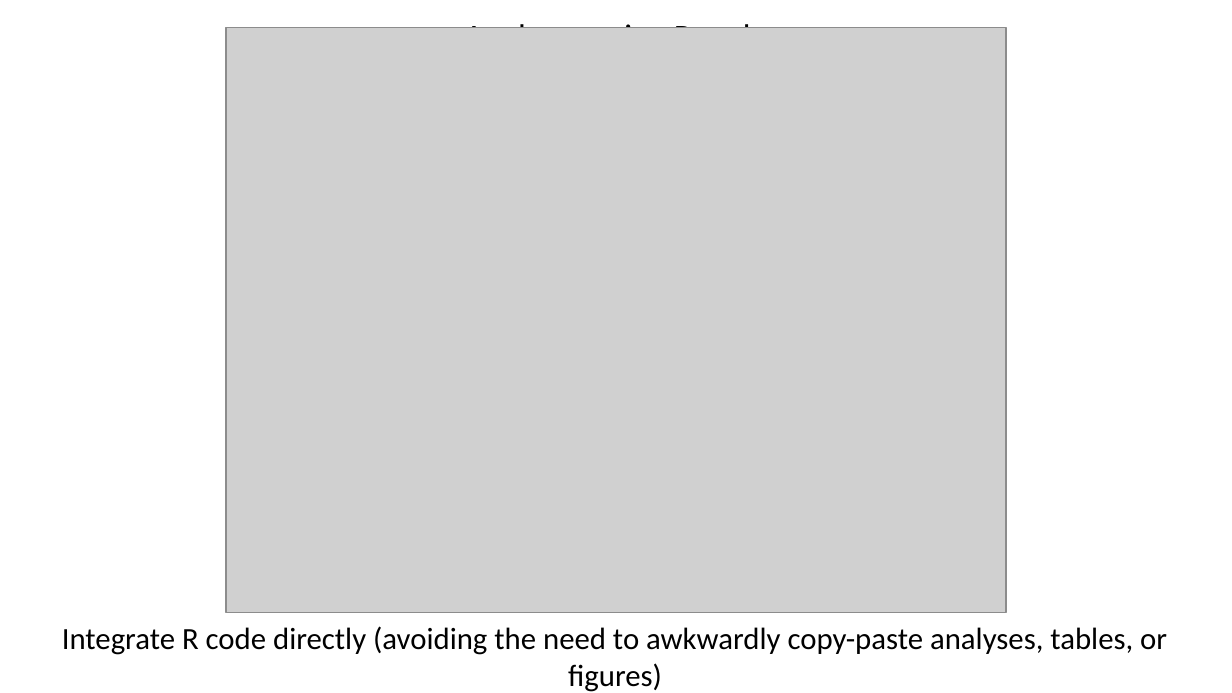
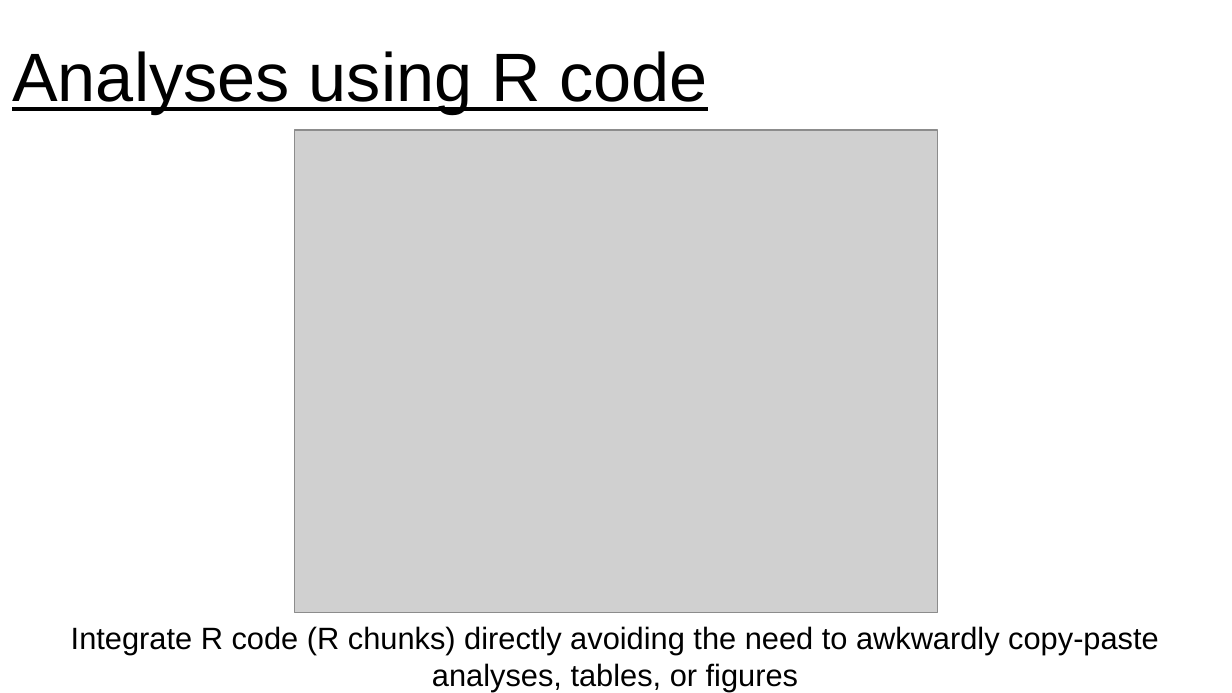
Before and after one commit to jennahamlin/GiGte, a slide deck: slide 6 of GiGte.pptx (slide 8 before the commit). Drawn at 1232x693 pixels with LibreOffice and Linux fonts; fonts in the diff are those of the drawing; grey boxes stand for pictures. Boxes give left, top, right and bottom in pixels: in the first picture for what was removed or moved away, otherwise in the second. Text is boxed around its words. In the diff, an @@ line names an element or a change of style, - is before the commit and + after.

Commit message:
add most of images and slides for ppt

```diff
--- a/GiGte.pptx
+++ b/GiGte.pptx
@@ title "Analyses using R code": place and size @@
-title "Analyses using R code" at box(464, 20, 767, 28)
+title "Analyses using R code" at box(12, 51, 708, 113)
@@ title "Analyses using R code" at box(12, 51, 708, 113): size 20 to 40 pt, font Calibri to Arial, underline on; alignment centre to left @@
@@ picture: place and size @@
-picture at box(225, 27, 1005, 612)
+picture at box(294, 131, 938, 614)
@@ text at box(71, 626, 1159, 691): text changed; font Calibri to Arial @@
-Integrate R code directly (avoiding the need to awkwardly copy-paste analyses, tables, or figures)
+Integrate R code (R chunks) directly avoiding the need to awkwardly copy-paste analyses, tables, or figures
```
Also in this commit, not shown: 5 other slides changed, 9 slides added, 3 slides removed, 8 other files.
